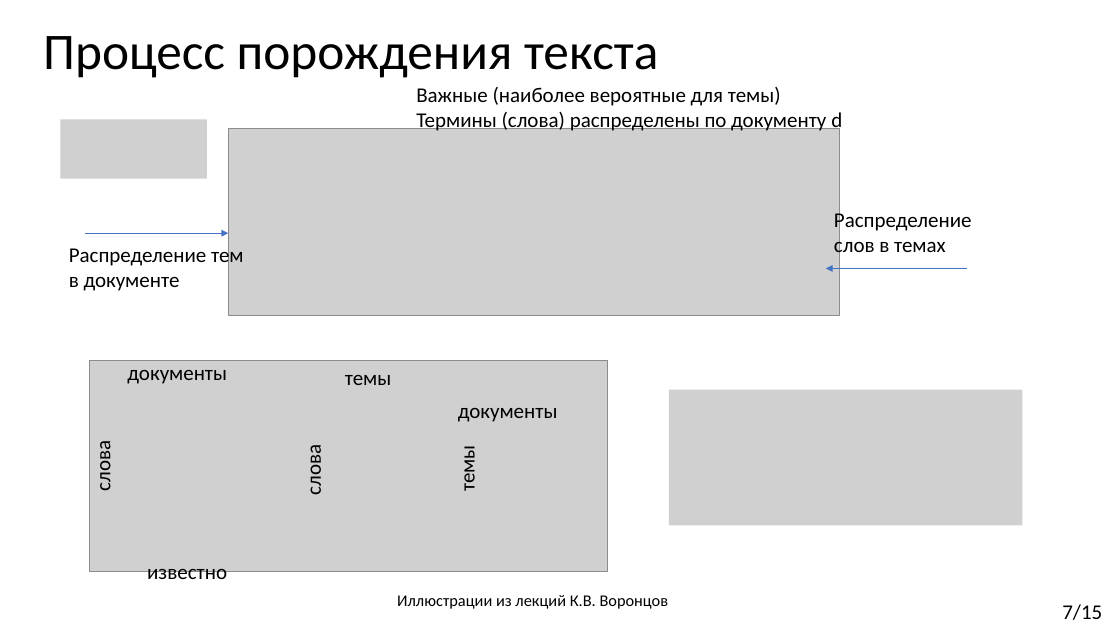
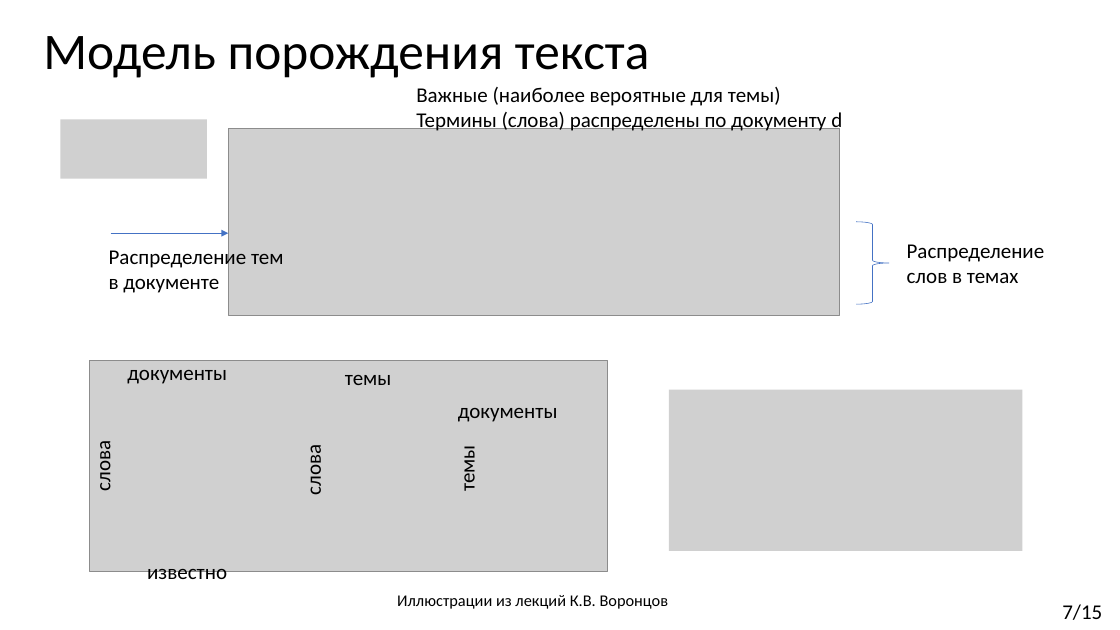
Before and after one commit to Kirmark/bachelor-qualification-work, a slide deck: slide 7 of presentation/presentation.pptx. Drawn at 1120x630 pixels with LibreOffice and Linux fonts; fonts in the diff are those of the drawing; grey boxes stand for pictures. Boxes give left, top, right and bottom in pixels: in the first picture for what was removed or moved away, otherwise in the second. Text is boxed around its words. In the diff, an @@ line names an element or a change of style, - is before the commit and + after.

```diff
--- a/presentation/presentation.pptx
+++ b/presentation/presentation.pptx
@@ text at (43,36,649,78): text changed @@
-Процесс порождения текста
+Модель порождения текста
@@ text "Распределение тем": place and size @@
-text "Распределение тем" at (69,244,243,291)
+text "Распределение тем" at (109,247,283,293)
@@ arrow moved from (86, 234) - (229, 234) to (111, 234) - (229, 234) @@
@@ right brace added at (856,222,889,304), outline #4472C4 0.5 pt @@
@@ text "Распределение" rewrapped from (834,210,972,259) to (907,244,1045,283) @@
@@ arrow removed from (967, 269) to (826, 269) @@
@@ picture: place and size @@
-picture at (669,390,1023,526)
+picture at (669,390,1023,551)
```
Also in this commit, not shown: 1 other file.
